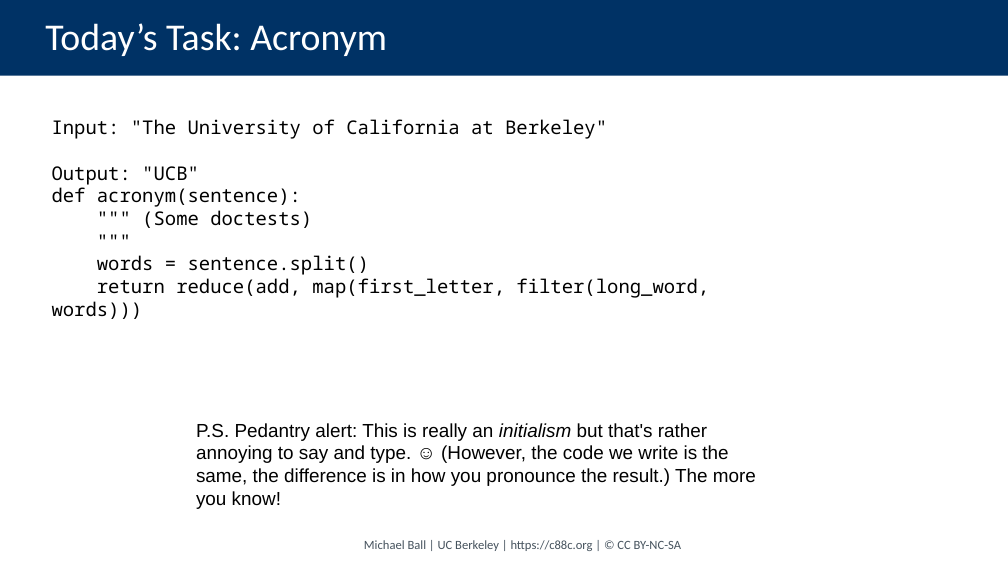
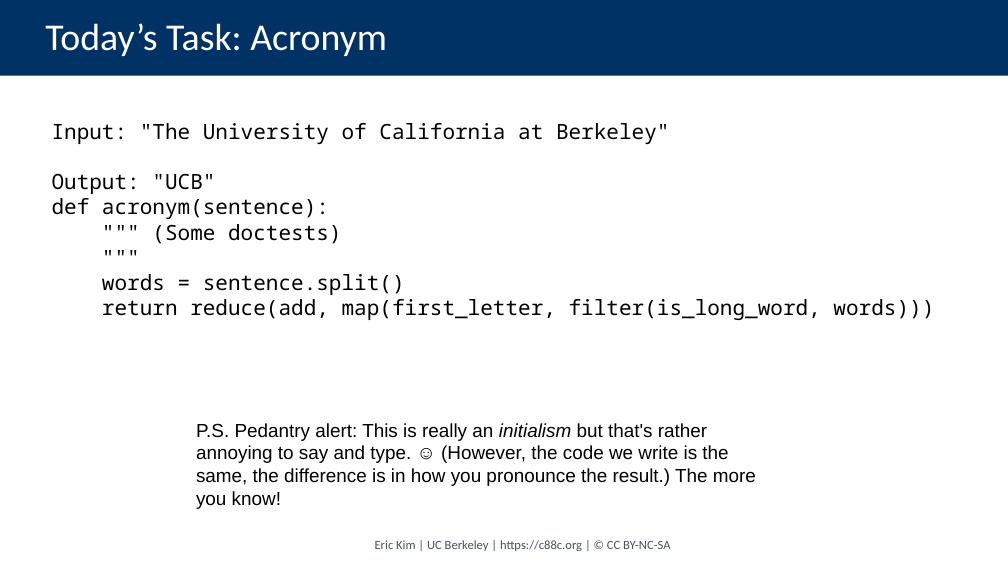
Before and after one commit to cs88-website/su24, a slide deck: slide 29 of assets/slides/su24/06-Lists_HOFs.pptx (slide 31 before the commit). Drawn at 1008x567 pixels with LibreOffice and Linux fonts; fonts in the diff are those of the drawing. Boxes give left, top, right and bottom in pixels: in the first picture for what was removed or moved away, otherwise in the second. Text is boxed around its words. In the diff, an @@ line names an element or a change of style, - is before the commit and + after.

```diff
--- a/assets/slides/su24/06-Lists_HOFs.pptx
+++ b/assets/slides/su24/06-Lists_HOFs.pptx
@@ text at box(52, 123, 669, 295): size 18 to 20 pt in "Input: "The University of California at Berkeley"", "Output: "UCB"", "def acronym(sentence):", """" (Some doctests)" and 2 more places @@
@@ text at box(102, 299, 934, 320): text changed; size 18 to 20 pt @@
-return reduce(add, map(first_letter, filter(long_word, words)))
+return reduce(add, map(first_letter, filter(is_long_word, words)))
@@ text at box(375, 540, 670, 551): text changed @@
-Michael Ball | UC Berkeley | https://c88c.org | © CC BY-NC-SA
+Eric Kim | UC Berkeley | https://c88c.org | © CC BY-NC-SA
```
Also in this commit, not shown: 28 other slides changed, 4 slides added, 3 slides removed, 7 other files.
